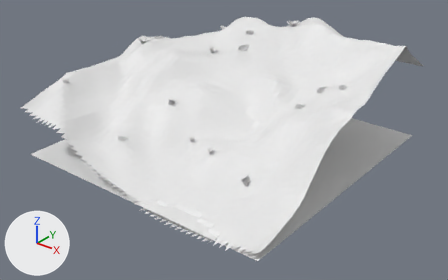
The glTF model eloria-assets/maps/continent-v2/coilmere/client/chunks/10_15/world.glb: old version first, new version second.
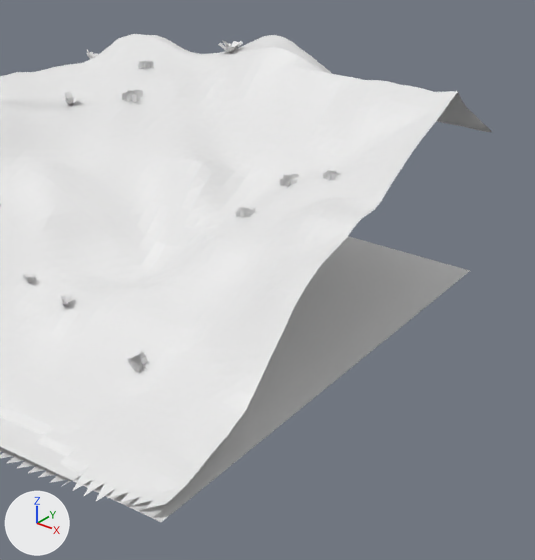
The first picture shows the older version from a 50 mm camera at (117.2, -669.5, 97.1) aimed at (-1.4, -521.2, 5.2). The close-ups show the older and then the newer version on the part from 40% to 99% of the width and 0% to 100% of the height of that picture. Only the edits that show in the close-ups are written down. Lighting does not change. The marker at lower left points along +X, +Y and +Z. Materials are left out; every surface is plain grey. Where no turn or scale is listed for an object, it has been applied to the vertices. Vertices at exactly the same position are counted once.

Script lines for the objects in view, before the commit:
```python
me_authoredground_coilmerebase_coilmere_10_15 = bpy.data.meshes.new('AuthoredGround_coilmereBase_coilmere_10_15')
me_authoredground_coilmerebase_coilmere_10_15.from_pydata(...)  # 2448 vertices, 4608 faces; spans x 2877.0..2973.0, y -8571.0..-8473.0, z -1.7..38.7
me_authoredground_coilmerebase_coilmere_10_15.materials.append(mat_authored_coilmerebase)
me_terrain_coilmere_10_15 = bpy.data.meshes.new('Terrain_coilmere_10_15')
me_terrain_coilmere_10_15.from_pydata(...)  # 2401 vertices, 4608 faces; spans x 2877.0..2973.0, y -8569.0..-8473.0, z -1.5..38.7
me_terrain_coilmere_10_15.materials.append(mat_continental_ground)
me_water_coilmere_10_15 = bpy.data.meshes.new('Water_coilmere_10_15')
me_water_coilmere_10_15.from_pydata([(2877.0, -8474.0, 0.0), (2877.0, -8570.0, 0.0), (2973.0, -8570.0, 0.0), (2973.0, -8474.0, 0.0)], [], [(0, 1, 2), (2, 3, 0)])
me_water_coilmere_10_15.materials.append(mat_water_sea)
ob_authoredground_coilmerebase_coilmere_10_15 = bpy.data.objects.new('AuthoredGround_coilmereBase_coilmere_10_15', me_authoredground_coilmerebase_coilmere_10_15)
ob_authoredground_coilmerebase_coilmere_10_15.location = (-2930.0, 8007.0, 0.0)
ob_terrain_coilmere_10_15 = bpy.data.objects.new('Terrain_coilmere_10_15', me_terrain_coilmere_10_15)
ob_terrain_coilmere_10_15.location = (-2930.0, 8007.0, 0.0)
ob_water_coilmere_10_15 = bpy.data.objects.new('Water_coilmere_10_15', me_water_coilmere_10_15)
ob_water_coilmere_10_15.location = (-2930.0, 8007.0, 0.0)
```
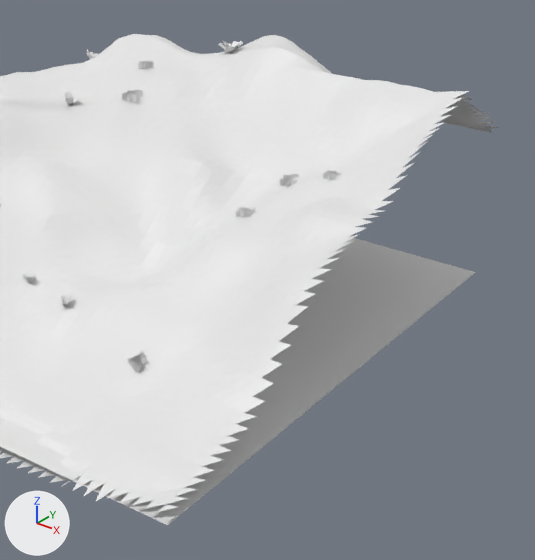
What differs and where, as boxes (x1, y1, x2, y2) in the close-ups (535 x 560 px):
'AuthoredGround_coilmereBase_coilmere_10_15', reshaped: before (0, 34, 458, 509); after (0, 34, 498, 512)
'Water_coilmere_10_15', mesh moved: before (0, 236, 470, 522); after (0, 238, 475, 525)
part 2 of me_authoredground_coilmerebase_coilmere_10_15, added: after (158, 91, 498, 512)

The change in detail:
me_water_coilmere_10_15 is used by ob_water_coilmere_10_15; location (-2930.0, 8007.0, 0.0).
me_water_coilmere_10_15 had 4 vertices, 2 faces and spanned x 2877.0..2973.0, y -8570.0..-8474.0, z 0.0.
me_water_coilmere_10_15 now has 4 vertices, 2 faces and spans x 2878.0..2974.0, y -8570.0..-8474.0, z 0.0.
me_water_coilmere_10_15 part 1: the whole mesh is moved by (1.0, 0.0, 0.0).
me_authoredground_coilmerebase_coilmere_10_15 is used by ob_authoredground_coilmerebase_coilmere_10_15; location (-2930.0, 8007.0, 0.0).
me_authoredground_coilmerebase_coilmere_10_15 had 2448 vertices, 4608 faces and spanned x 2877.0..2973.0, y -8571.0..-8473.0, z -1.7..38.7.
me_authoredground_coilmerebase_coilmere_10_15 now has 2496 vertices, 4608 faces and spans x 2877.0..2975.0, y -8571.0..-8473.0, z -1.7..38.7.
Part 2, on me_authoredground_coilmerebase_coilmere_10_15:
36 vertices are added at x 2973.0..2975.0, y -8571.0..-8475.0, z 2.2..37.8.
7 new vertices lie (2.0, 0.0, 0.3) away from vertices in x 2973.0, y -8561.0..-8489.0, z 3.7..36.0.
6 new vertices lie (2.0, 0.0, 0.5) away from vertices in x 2973.0, y -8569.0..-8485.0, z 2.2..37.9.
48 new faces join them.
Other edits to the shape of me_authoredground_coilmerebase_coilmere_10_15 do not show in these pictures.
